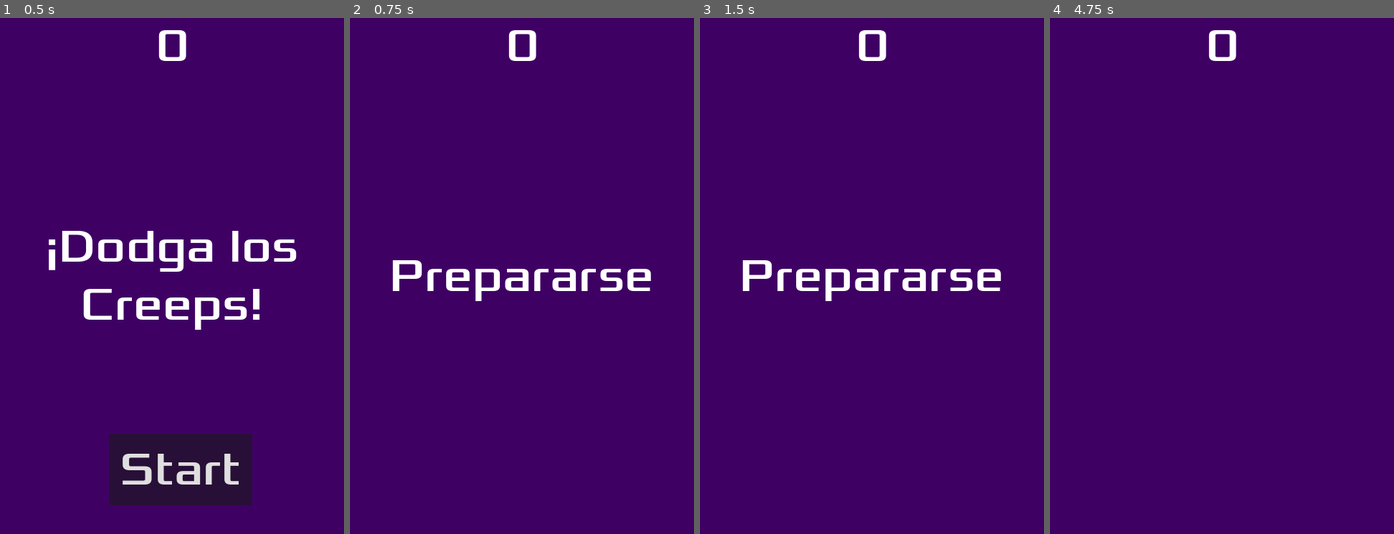
Above: before the commit, frames 1-4 (left to right).
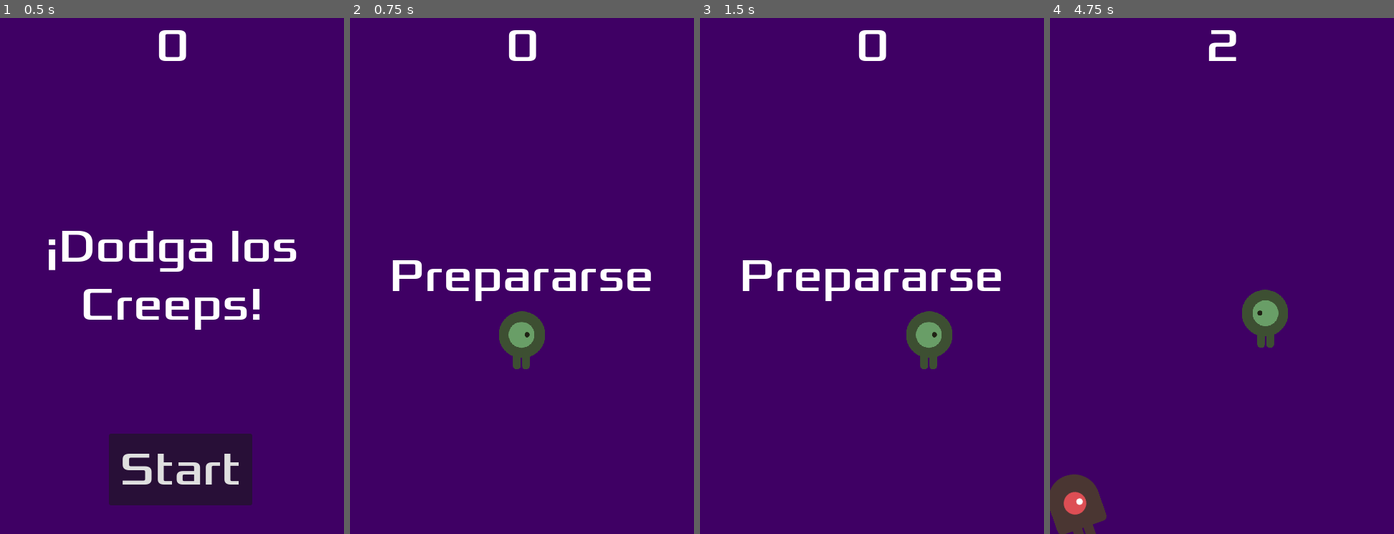
Above: after the commit, the same moments.

Repository: hkanon26-app/Dodge--The-Creeps-2d
Game: Godot game, scene res://Escenas/main.tscn
The game is run twice, just before and just after one commit, with the same random seed, the same clock (stepped at 60 frames per second) and the same inputs.
Inputs:
- Up to frame 1 (0.5 s): no input
- Up to frame 2 (0.75 s): click "Start" at 0.5 s
- Up to frame 3 (1.5 s): tap Enter at 1.25 s; hold D (move_right) from 1.28 s (still down)
- Up to frame 4 (4.75 s): release D (move_right) at 2.03 s; hold S (move_down) 2.03-2.78 s; hold D (move_right) 2.78-3.53 s; tap Space at 3.5 s; hold W (move_up) 3.53-4.28 s; hold A (move_left) from 4.28 s (still down)

Frame 1 is identical in both runs. In frame 2, 1.1% of the frame differs, in the area x 43-57%, y 56-69%; in frame 3, 1.1%; in frame 4, 2.7%, in the area x 0-70%, y 2-100%.
Error before the commit: Attempt to call function 'hide' in base 'null instance' on a null instance. (res://Scripts/main.gd:31)

Commit message:
final

Diff:
--- a/Escenas/main.tscn
+++ b/Escenas/main.tscn
@@ -20,12 +20,9 @@
 [node name="Player" parent="." instance=ExtResource("3_c8omo")]
 
 [node name="MobTimer" type="Timer" parent="."]
-wait_time = 0.5
-one_shot = true
 autostart = true
 
 [node name="ScoreTimer" type="Timer" parent="."]
-one_shot = true
 
 [node name="StartTimer" type="Timer" parent="."]
 wait_time = 2.0
--- a/Escenas/player.tscn
+++ b/Escenas/player.tscn
@@ -36,15 +36,19 @@
 height = 80.0
 
 [node name="Player" type="Area2D"]
+z_index = 1
 script = ExtResource("1_om0ln")
 metadata/_edit_group_ = true
 
 [node name="AnimatedSprite2D" type="AnimatedSprite2D" parent="."]
+modulate = Color(0.414004, 0.618619, 0.402547, 1)
+texture_filter = 1
 scale = Vector2(0.6, 0.6)
 sprite_frames = SubResource("SpriteFrames_b21vg")
 animation = &"walk"
 
 [node name="CollisionShape2D" type="CollisionShape2D" parent="."]
+visible = false
 shape = SubResource("CapsuleShape2D_xlwfv")
 
 [connection signal="body_entered" from="." to="." method="_on_body_entered"]
--- a/Scripts/hud.gd
+++ b/Scripts/hud.gd
@@ -33,3 +33,7 @@
 
 func _on_message_timer_timeout() -> void:
 	$Message.hide()
+
+
+func hide_game_over():
+	$GameOcer.hide()
--- a/Scripts/main.gd
+++ b/Scripts/main.gd
@@ -28,7 +28,6 @@
 	score = 0
 	$HUD.update_score(score)
 	$HUD.show_message("Prepararse")
-	$GameOver.hide()
 
 	# Iniciar jugador y temporizadores
 	$Player.start($StartPosition.position)
--- a/Scripts/player.gd
+++ b/Scripts/player.gd
@@ -48,6 +48,7 @@
 	hit.emit()
 	$CollisionShape2D.set_deferred("disabled", true)
 
+
 func start(pos):
 	position = pos
 	show()
